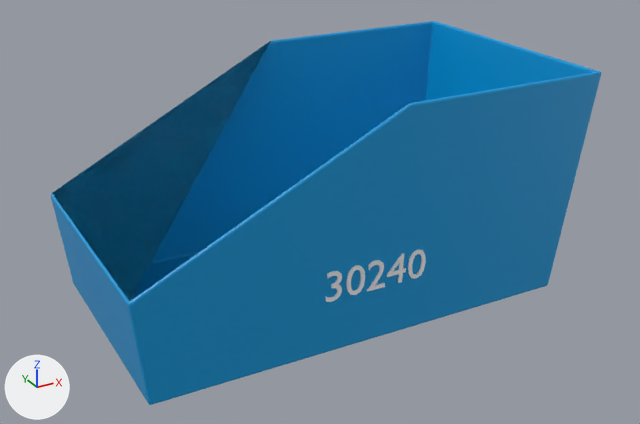
The glTF model models/US-PB-30240/US-PB-30240.glb: old version first, new version second.
Camera for both pictures: a camera (50 mm lens) standing at (-0.301, -0.564, 0.345) and looking at (0.002, -0.012, 0.069). The lights are fixed; the arrows at lower left show +X, +Y and +Z. The older version comes first. Vertices at exactly the same position are counted once.

The first picture shows 'us-picking-bin-30240'.
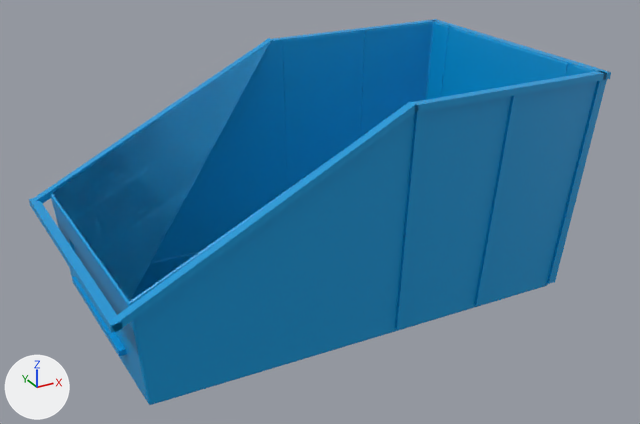
The change, as a list of edits to the scene's bpy script:
```text
Change me_us_picking_bin_30240:
    used by ob_us_picking_bin_30240; location = (0.0, 0.0, 0.089)
    remove me_us_picking_bin_30240.from_pydata(...)  # 892 vertices, 1756 faces; spans x -0.177..0.187, y -0.105..0.105, z -0.089..0.089
    add me_us_picking_bin_30240.from_pydata(...)  # 610 vertices, 1158 faces; spans x -0.191..0.191, y -0.109..0.109, z -0.089..0.09
    me_us_picking_bin_30240 part 1: a new loose piece, a box spanning x 0.1845..0.1915, y -0.109..0.109, z 0.084..0.089, in mat_picking_bin_blue (cyan #0099da)
    me_us_picking_bin_30240 part 2: a new loose piece, a box spanning x 0.0187..0.1875, y -0.109..-0.102, z 0.084..0.089, in mat_picking_bin_blue (cyan #0099da)
    me_us_picking_bin_30240 part 3: a new loose piece, a box spanning x 0.0187..0.1875, y 0.102..0.109, z 0.084..0.089, in mat_picking_bin_blue (cyan #0099da)
    me_us_picking_bin_30240 part 4: a new loose piece, a box spanning x -0.1915..-0.1845, y -0.109..0.109, z -0.0192..-0.0142, in mat_picking_bin_blue (cyan #0099da)
    me_us_picking_bin_30240 part 5: a new loose piece, a box spanning x -0.1761..-0.1691, y -0.06..0.06, z -0.0683..-0.0643, in mat_picking_bin_blue (cyan #0099da)
    me_us_picking_bin_30240 part 6: 10 loose pieces with 512 vertices, spanning x -0.041..0.041, y -0.1..0.1, z -0.046..-0.022, are deleted
    me_us_picking_bin_30240 part 7
    51 faces are deleted
    129 vertices are added at x -0.191..0.189, y -0.109..0.107, z -0.085..0.09
    6 new vertices lie (0.007, 0.0, 0.0) away from vertices in x 0.022..0.093, y -0.102..0.102, z -0.083..0.088
    28 new vertices lie (0.007, 0.0, 0.0) away from vertices in x 0.02..0.183, y -0.107..0.107, z -0.085..0.088
    22 new vertices lie (0.0, 0.007, 0.0) away from vertices in x -0.191..0.189, y -0.109..0.102, z -0.085..0.09
    5 new vertices lie (0.0, 0.12, 0.0) away from vertices in x -0.175..-0.172, y -0.06, z -0.06..-0.027
    401 new faces join them, mat_picking_bin_blue (cyan #0099da)
```

Where the change shows, as pixel boxes (x1, y1, x2, y2) in the pictures (640 x 424 px):
'us-picking-bin-30240', reshaped
    before: (51, 21, 601, 405)
    after: (29, 19, 611, 405)
part 1 of me_us_picking_bin_30240, added
    after: (433, 19, 611, 79)
part 2 of me_us_picking_bin_30240, added (cyan)
    after: (413, 71, 606, 113)
part 3 of me_us_picking_bin_30240, added
    after: (272, 20, 434, 44)
part 4 of me_us_picking_bin_30240, added (cyan)
    after: (29, 198, 123, 333)
part 5 of me_us_picking_bin_30240, added
    after: (72, 276, 127, 356)
part 6 of me_us_picking_bin_30240, deleted
    before: (325, 249, 426, 302)
part 7 of me_us_picking_bin_30240, built on
    before: (51, 21, 601, 364)
    after: (34, 21, 607, 364)
